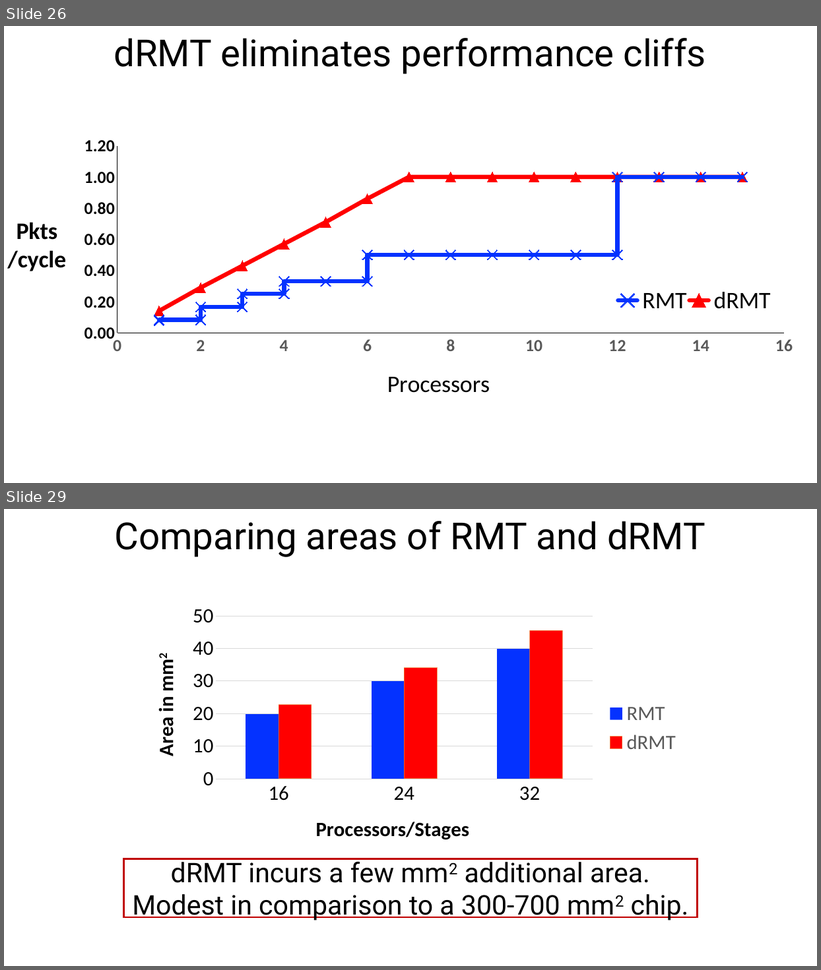
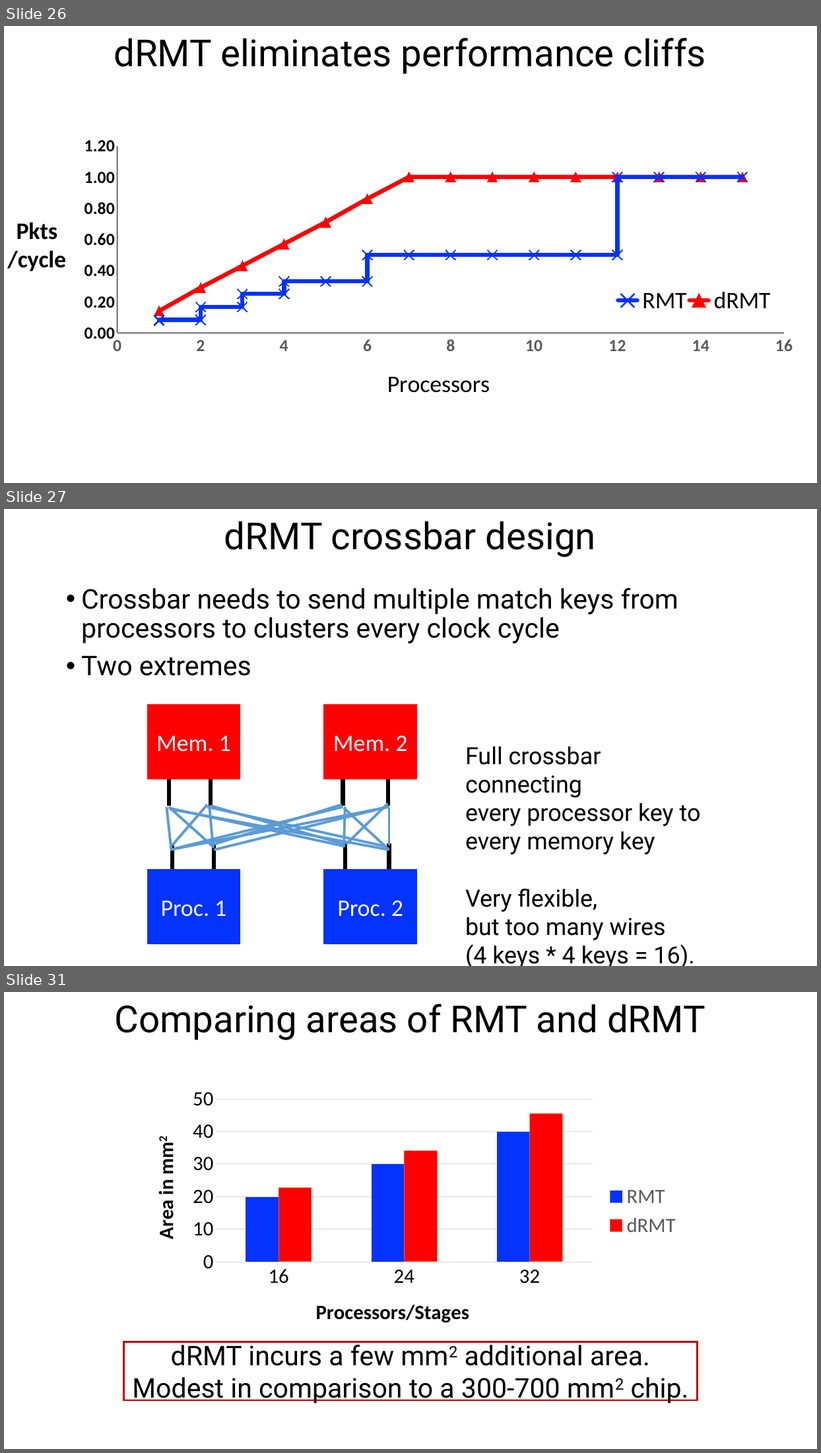
Before and after one commit to anirudhSK/drmt_talk, a slide deck: drmt_sigcomm.pptx. Shown one above the other, each under a label of ours: slides 26 and 29 before the commit, slides 26, 27 and 31 after it; the slides between them are not shown. The pictures are 821x970 and 821x1453 pixels, drawn with LibreOffice and Linux fonts; fonts in the diff are those of the drawing. Boxes give left, top, right and bottom in pixels: in the first picture for what was removed or moved away, otherwise in the second. Text is boxed around its words. In the diff, an @@ line names an element or a change of style, - is before the commit and + after.

```diff
--- a/drmt_sigcomm.pptx
+++ b/drmt_sigcomm.pptx
@@ slide 27 added at <box>4,509,817,966</box>, background #FFFFFF @@
@@ title added at <box>224,521,596,557</box>, 44 pt, text #000000 @@
+dRMT crossbar design
@@ text added at <box>81,588,679,676</box>, 32 pt, text #000000 @@
+• Crossbar needs to send multiple match keys from processors to clusters every clock cycle
+• Two extremes
@@ rectangle added at <box>147,705,240,779</box>, fill #FF0000, outline #FF0000 1 pt, 28 pt, text #FFFFFF @@
+Mem. 1
@@ rectangle added at <box>324,705,417,779</box>, fill #FF0000, outline #FF0000 1 pt, 28 pt, text #FFFFFF @@
+Mem. 2
@@ line added from (169, 760) to (169, 806), #000000 5 pt @@
@@ line added from (211, 760) to (211, 806), #000000 5 pt @@
@@ line added from (343, 760) to (343, 806), #000000 5 pt @@
@@ line added from (388, 760) to (388, 806), #000000 5 pt @@
@@ text added at <box>465,747,701,966</box>, 28 pt, text #000000 @@
+Full crossbar connecting
+every processor key to
+every memory key
+Very flexible,
+but too many wires
+(4 keys * 4 keys = 16).
@@ line added from (207, 805) to (172, 846), #5B9BD5 3 pt @@
@@ line added from (342, 805) to (211, 846), #5B9BD5 3 pt @@
@@ line added from (388, 803) to (346, 844), #5B9BD5 3 pt @@
@@ line added from (167, 807) to (171, 849), #5B9BD5 3 pt @@
@@ line added from (169, 809) to (345, 847), #5B9BD5 3 pt @@
@@ line added from (169, 807) to (214, 848), #5B9BD5 3 pt @@
@@ line added from (389, 807) to (170, 850), #5B9BD5 3 pt @@
@@ line added from (170, 810) to (389, 850), #5B9BD5 3 pt @@
@@ line added from (343, 807) to (175, 849), #5B9BD5 3 pt @@
@@ line added from (207, 807) to (386, 847), #5B9BD5 3 pt @@
@@ line added from (209, 807) to (213, 846), #5B9BD5 3 pt @@
@@ line added from (211, 806) to (344, 844), #5B9BD5 3 pt @@
@@ line added from (388, 807) to (214, 850), #5B9BD5 3 pt @@
@@ line added from (345, 807) to (344, 846), #5B9BD5 3 pt @@
@@ line added from (344, 809) to (389, 850), #5B9BD5 3 pt @@
@@ line added from (389, 809) to (389, 846), #5B9BD5 3 pt @@
@@ line added from (172, 844) to (172, 890), #000000 5 pt @@
@@ line added from (214, 844) to (214, 890), #000000 5 pt @@
@@ line added from (345, 844) to (345, 890), #000000 5 pt @@
@@ line added from (389, 844) to (389, 890), #000000 5 pt @@
@@ rectangle added at <box>147,870,240,945</box>, fill #0432FF, outline #0432FF 1 pt, 28 pt, text #FFFFFF @@
+Proc. 1
@@ rectangle added at <box>324,870,417,945</box>, fill #0432FF, outline #0432FF 1 pt, 28 pt, text #FFFFFF @@
+Proc. 2
@@ what was slide 29 is now slide 31 @@
```
Also in this commit, not shown: 1 slide changed, 2 other slides added, 1 slide removed.
